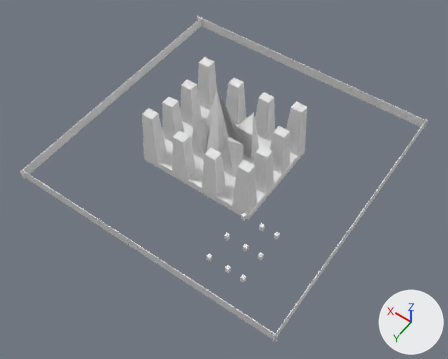
Before and after pictures for a commit that changed the Blender file projects/hang3d/res/3d-objects/env/blend-map1.blend.
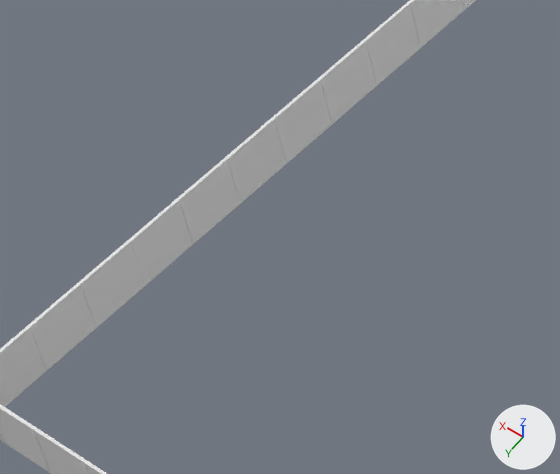
The first picture shows the older version from a 50 mm lens placed at (-220.0, 620.0, 1133.0), pointed at (289.0, -92.0, 14.0). The close-ups show both versions on the part from 6% to 28% of the width and 29% to 52% of the height of that picture; other places that the commit changed are outside them. The axes (+X, +Y, +Z) are drawn at lower right. The lights are the same throughout. The close-ups show mesh edges as thin lines. Objects named as collision shapes, trigger or cutter boxes, shadow casters or lower levels of detail are left out.

In view in the first close-up: 'big-wall1', 'big-wall4'.
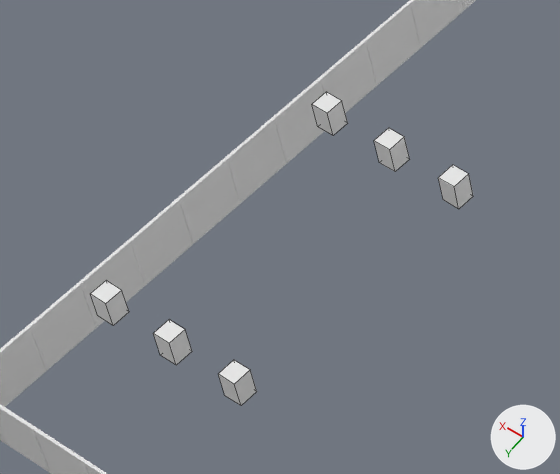
Boxes [x1, y1, x2, y2] around the edits, measured in the close-ups (560 x 474 px):
'Cube.010', added
    after: [218, 360, 257, 405]
'Cube.012', added
    after: [153, 320, 192, 365]
'Cube.007', moved (not visible before)
    after: [90, 281, 129, 326]
'Cube.009', added
    after: [438, 165, 473, 209]
'Cube.011', added
    after: [374, 128, 409, 172]
'Cube.008', moved (not visible before)
    after: [312, 92, 347, 135]

What the commit changed:
Material 'Material.Main.018' (mat_material_main_018) is new.
Its base color is (0.8, 0.8, 0.8) (white #e7e7e7).
Material 'Material.Main.017' (mat_material_main_017) is new.
Its base color is (0.8, 0.8, 0.8) (white #e7e7e7).
Material 'Material.Main.016' (mat_material_main_016) is new.
Its base color is (0.8, 0.8, 0.8) (white #e7e7e7).
Material 'Material.Main.015' (mat_material_main_015) is new.
Its base color is (0.8, 0.8, 0.8) (white #e7e7e7).
Mesh me_cube_060 is new.
It is a box spanning x -1.0..1.0, y -1.0..1.0, z -1.0..1.0.
It uses material mat_material_main_018 (its picture is missing).
Mesh me_cube_059 is new.
It is a box spanning x -1.0..1.0, y -1.0..1.0, z -1.0..1.0.
It uses material mat_material_main_017 (its picture is missing).
Mesh me_cube_056 is new.
It is a box spanning x -1.0..1.0, y -1.0..1.0, z -1.0..1.0.
It uses material mat_material_main_016 (its picture is missing).
Mesh me_cube_055 is new.
It is a box spanning x -1.0..1.0, y -1.0..1.0, z -1.0..1.0.
It uses material mat_material_main_015 (its picture is missing).
Object 'Cube.007' (ob_cube_007) moves from (181.6, 109.0, 47.6) to (639.7, 109.0, 47.6).
Object 'Cube.008' (ob_cube_008) moves from (181.6, -13.8, 47.6) to (639.7, -15.2, 47.6).
Object 'Cube.012' (ob_cube_012) is new; it shows me_cube_060.
Its location is (605.4, 109.0, 47.6).
Its scale is (4.31, 4.31, 6.66).
Object 'Cube.011' (ob_cube_011) is new; it shows me_cube_059.
Its location is (605.4, -15.2, 47.6).
Its scale is (4.31, 4.31, 6.66).
Object 'Cube.010' (ob_cube_010) is new; it shows me_cube_056.
Its location is (570.7, 109.0, 47.6).
Its scale is (4.31, 4.31, 6.66).
Object 'Cube.009' (ob_cube_009) is new; it shows me_cube_055.
Its location is (570.7, -15.2, 47.6).
Its scale is (4.31, 4.31, 6.66).
